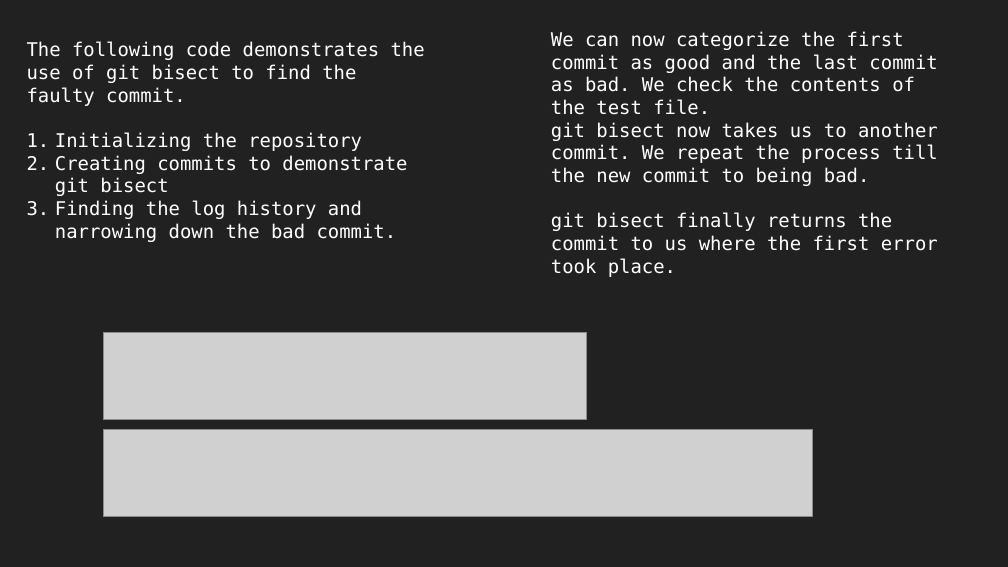
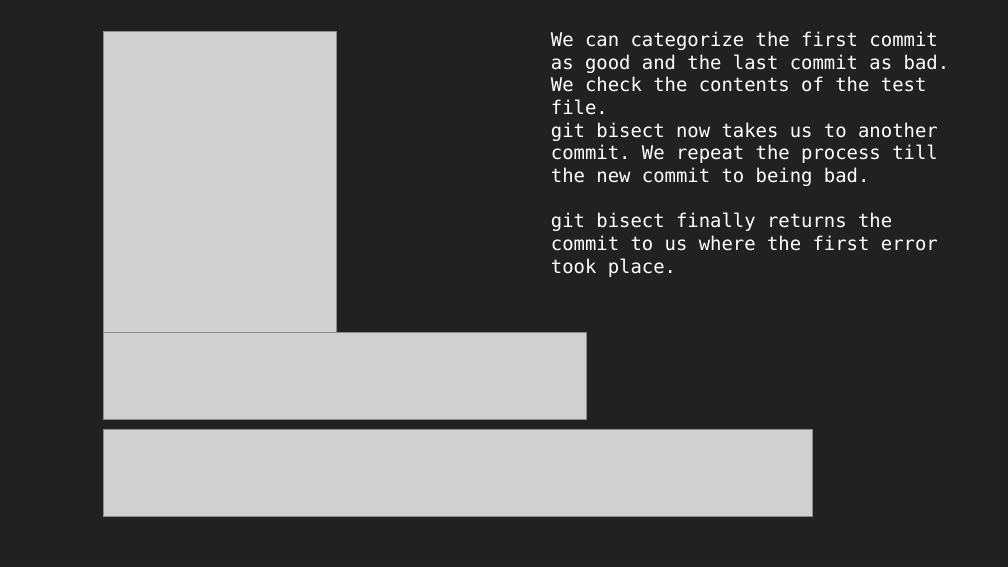
Before and after one commit to Amor-codes/KOSStask, a slide deck: slide 6 of KOSS.pptx. Drawn at 1008x567 pixels with LibreOffice and Linux fonts; fonts in the diff are those of the drawing; grey boxes stand for pictures. Boxes give left, top, right and bottom in pixels: in the first picture for what was removed or moved away, otherwise in the second. Text is boxed around its words. In the diff, an @@ line names an element or a change of style, - is before the commit and + after.

```diff
--- a/KOSS.pptx
+++ b/KOSS.pptx
@@ text removed at box(27, 41, 425, 242) @@
-The following code demonstrates the use of git bisect to find the faulty commit.
-1. Initializing the repository
-2. Creating commits to demonstrate git bisect
-3. Finding the log history and narrowing down the bad commit.
@@ picture added at box(104, 32, 337, 333) @@
@@ text at box(551, 31, 950, 115): text changed @@
-We can now categorize the first commit as good and the last commit as bad. We check the contents of the test file.
+We can categorize the first commit as good and the last commit as bad. We check the contents of the test file.
```
Also in this commit, not shown: 10 other slides changed.
